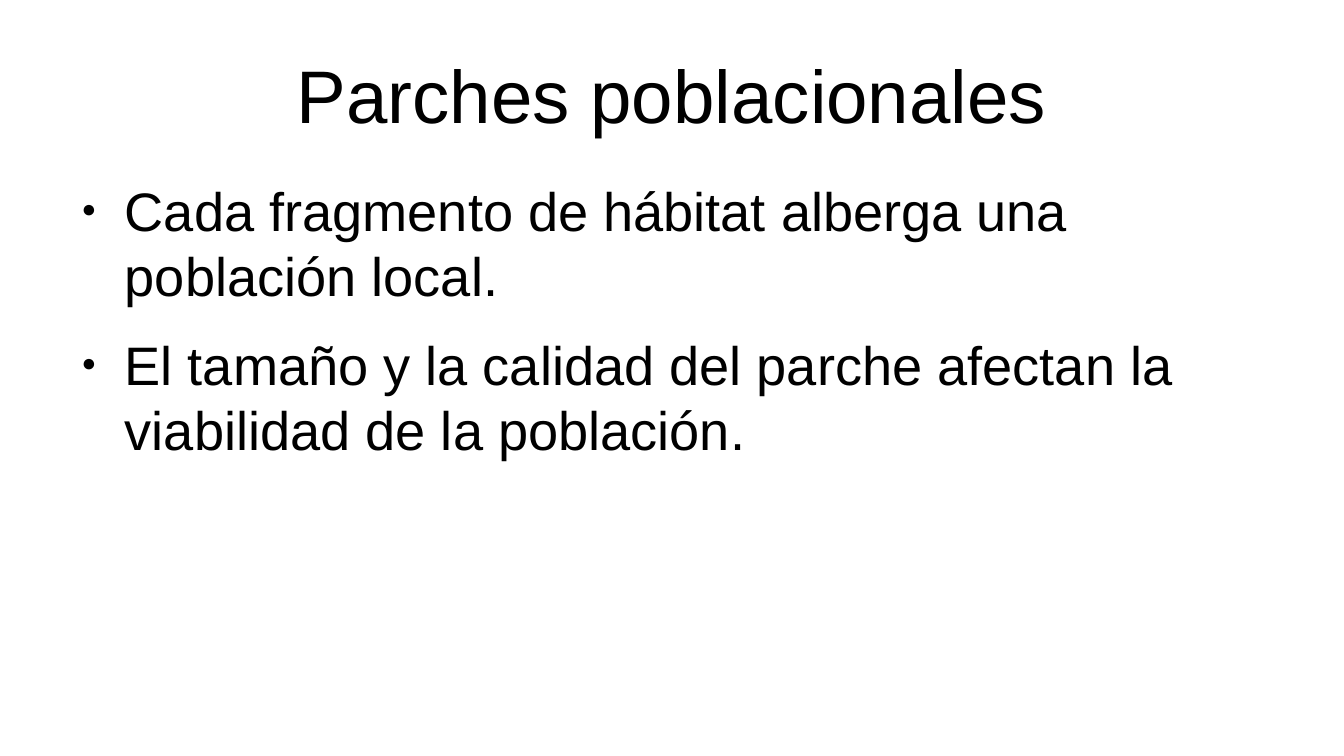
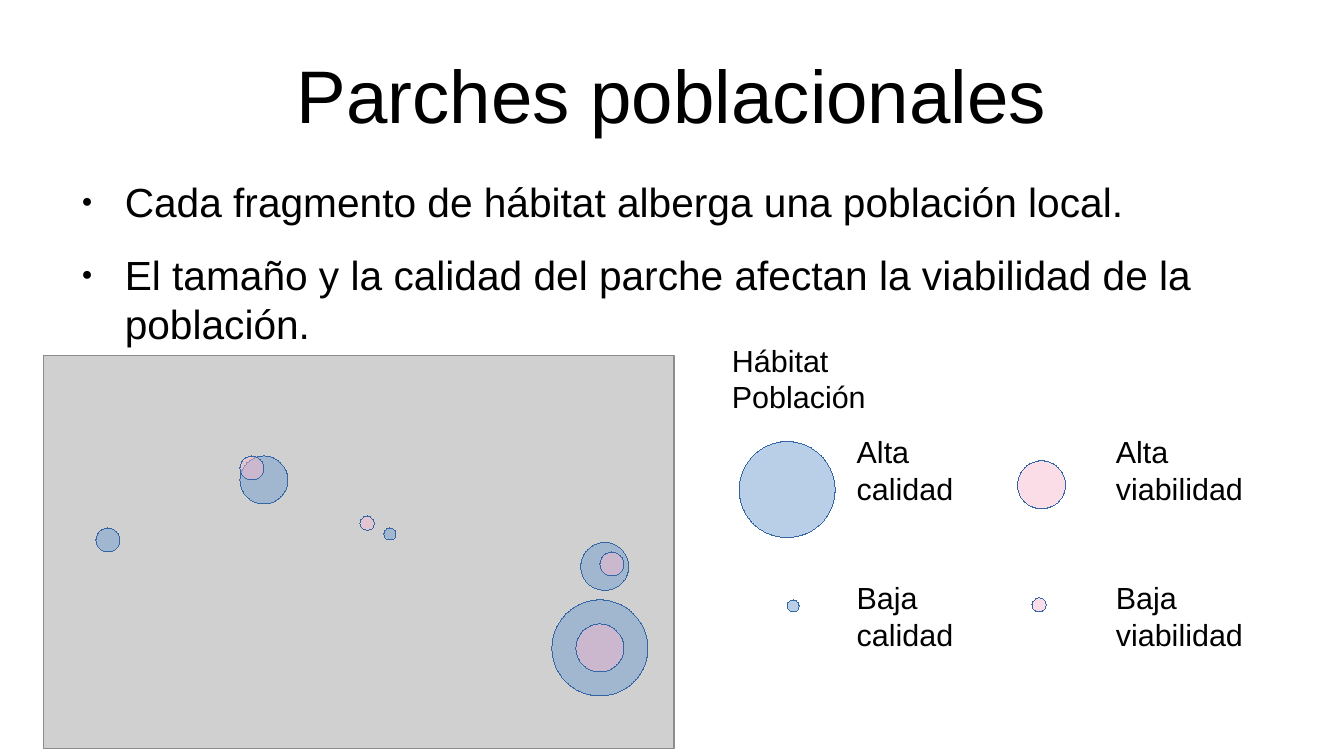
Before and after one commit to gerardommc/Ecologia-Teorica, a slide deck: slide 5 of Metapoblaciones.odp. Drawn at 1344x756 pixels with LibreOffice and Linux fonts; fonts in the diff are those of the drawing; grey boxes stand for pictures. Boxes give left, top, right and bottom in pixels: in the first picture for what was removed or moved away, otherwise in the second. Text is boxed around its words. In the diff, an @@ line names an element or a change of style, - is before the commit and + after.

```diff
--- a/Metapoblaciones.odp
+++ b/Metapoblaciones.odp
@@ text "Cada fragmento de hábitat alberga ..." at (125, 187, 1191, 346): size 32 to 24 pt @@
@@ picture added at (43, 356, 673, 749) @@
@@ text added at (732, 349, 866, 409), 18 pt, text #000000 @@
+Hábitat Población
@@ ellipse added at (739, 441, 835, 538), fill #729FCF at 49% opacity, outline #3465A4 0 pt @@
@@ text added at (857, 441, 954, 647), 18 pt, text #000000 @@
+Alta calidad
+Baja calidad
@@ text added at (1116, 441, 1243, 647), 18 pt, text #000000 @@
+Alta viabilidad
+Baja viabilidad
@@ ellipse added at (240, 456, 288, 504), fill #729FCF at 49% opacity, outline #3465A4 0 pt @@
@@ ellipse added at (240, 456, 265, 481), fill #F8BBD0 at 49% opacity, outline #3465A4 0 pt @@
@@ ellipse added at (1018, 461, 1066, 509), fill #F8BBD0 at 49% opacity, outline #3465A4 0 pt @@
@@ ellipse added at (96, 528, 121, 552), fill #729FCF at 50% opacity, outline #3465A4 0 pt @@
@@ ellipse added at (360, 516, 374, 531), fill #F8BBD0 at 49% opacity, outline #3465A4 0 pt @@
@@ ellipse added at (384, 528, 396, 540), fill #729FCF at 49% opacity, outline #3465A4 0 pt @@
@@ ellipse added at (581, 543, 628, 590), fill #729FCF at 49% opacity, outline #3465A4 0 pt @@
@@ ellipse added at (600, 552, 624, 577), fill #F8BBD0 at 49% opacity, outline #3465A4 0 pt @@
@@ ellipse added at (1032, 598, 1046, 612), fill #F8BBD0 at 49% opacity, outline #3465A4 0 pt @@
@@ ellipse added at (552, 600, 649, 696), fill #729FCF at 49% opacity, outline #3465A4 0 pt @@
@@ ellipse added at (576, 624, 623, 672), fill #F8BBD0 at 49% opacity, outline #3465A4 0 pt @@
@@ ellipse added at (788, 600, 800, 612), fill #729FCF at 49% opacity, outline #3465A4 0 pt @@
```
Also in this commit, not shown: 9 other slides changed, 20 other files.
